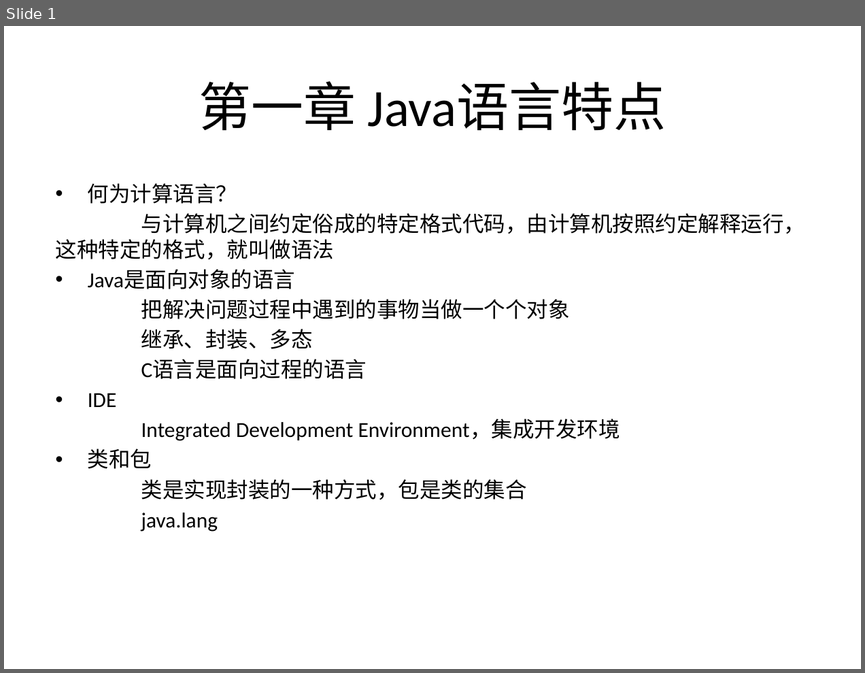
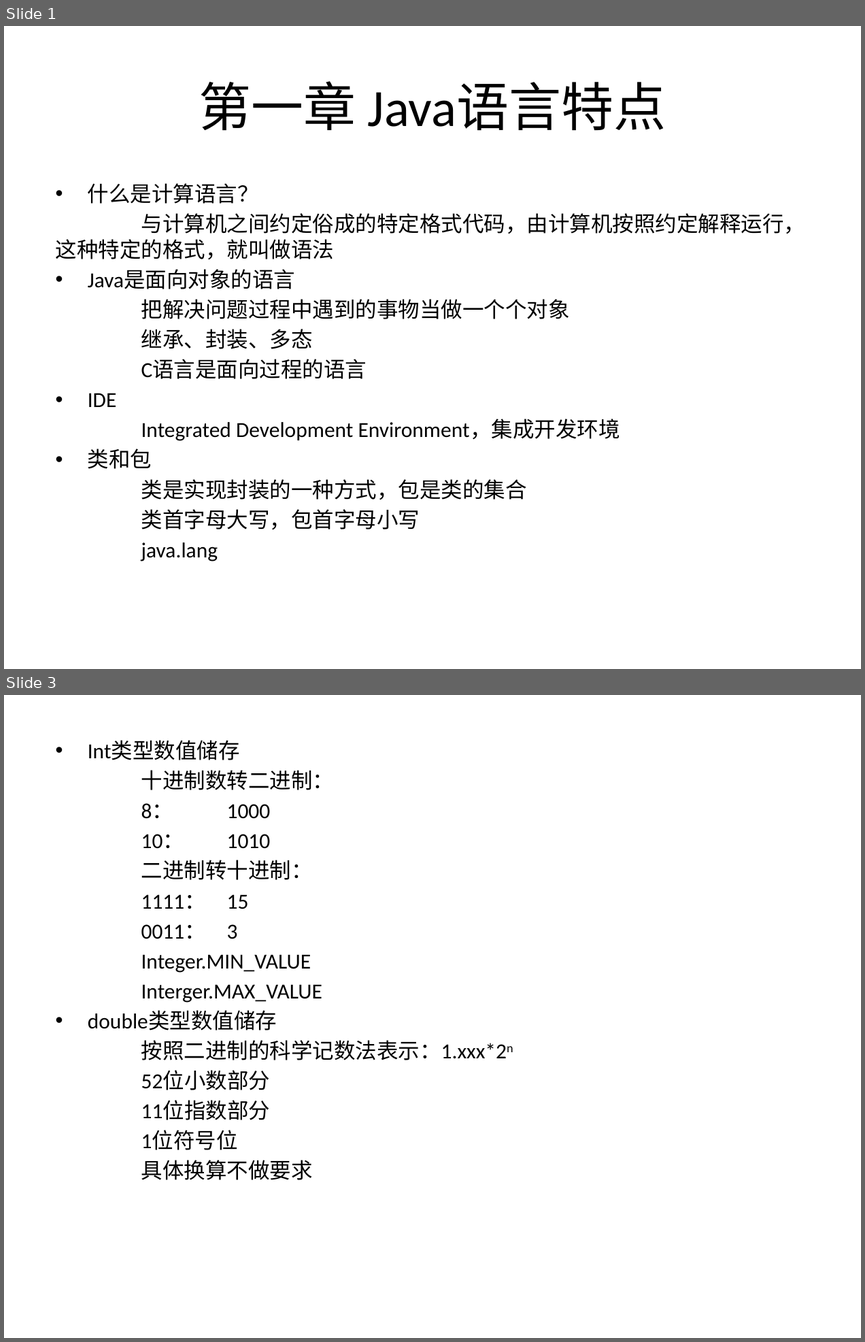
Before and after one commit to wanghongbo/APCSTeaching, a slide deck: 课件/Chapter1/Chapter1 Java语言特点.pptx. Shown one above the other, each under a label of ours: slide 1 before the commit, slides 1 and 3 after it; the slides between them are not shown. The pictures are 865x673 and 865x1342 pixels, drawn with LibreOffice and Linux fonts; fonts in the diff are those of the drawing. Boxes give left, top, right and bottom in pixels: in the first picture for what was removed or moved away, otherwise in the second. Text is boxed around its words. In the diff, an @@ line names an element or a change of style, - is before the commit and + after.

```diff
--- a/课件/Chapter1/Chapter1 Java语言特点.pptx
+++ b/课件/Chapter1/Chapter1 Java语言特点.pptx
@@ slide 3 added at bbox=[4, 695, 861, 1338], background #FFFFFF @@
@@ text added at bbox=[88, 741, 507, 1180], 18 pt, text #000000 @@
+• Int类型数值储存
+十进制数转二进制：
+8： 1000
+10： 1010
+二进制转十进制：
+1111： 15
+0011： 3
+Integer.MIN_VALUE
+Interger.MAX_VALUE
+• double类型数值储存
+按照二进制的科学记数法表示：1.xxx*2n
+52位小数部分
+11位指数部分
+1位符号位
+具体换算不做要求
@@ slide 1 changed as well @@
@@ text at bbox=[88, 183, 259, 203]: text changed @@
-• 何为计算语言？
+• 什么是计算语言？
@@ text at bbox=[141, 509, 420, 529]: paragraph added @@
+类首字母大写，包首字母小写
```
Also in this commit, not shown: 2 other slides added, 1 slide removed, 15 other files.
